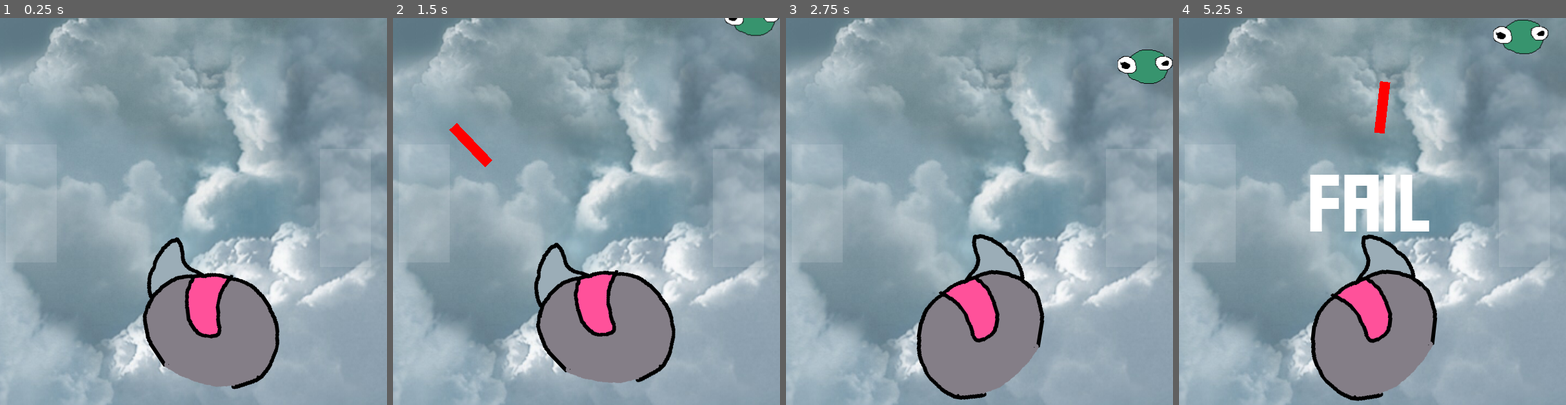
Above: before the commit, frames 1-4 (left to right).
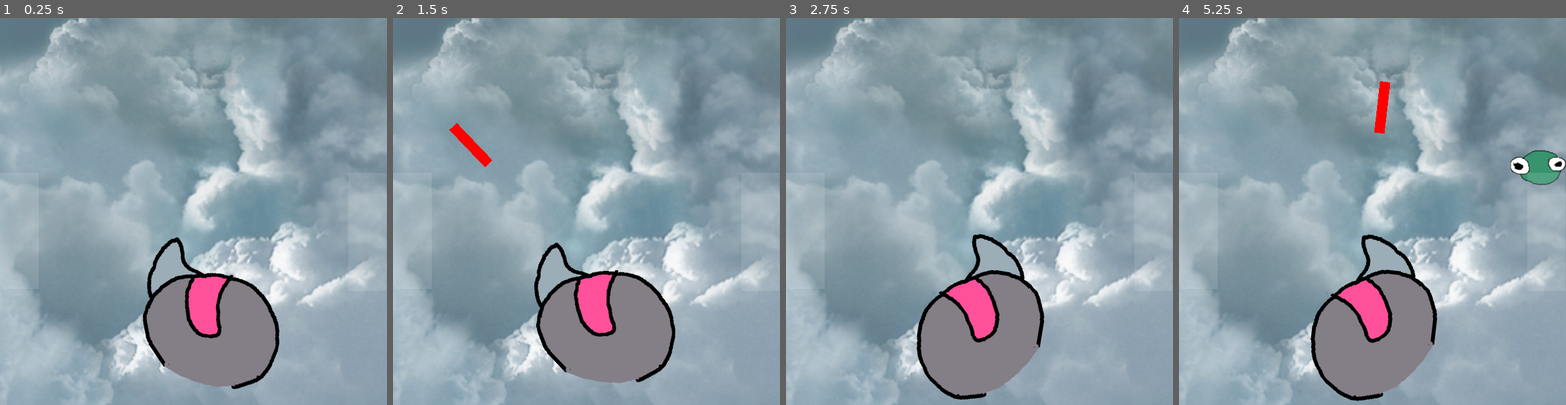
Above: after the commit, the same moments.

Repository: drakonicguy/cybergoose
Game: Godot game, scene res://scenes/Main.tscn
Two runs of this game, one before a commit and one after it. Both use one fixed random seed, a clock stepped at 60 frames per second and the inputs below.
Inputs (mouse positions are in pixels of both pictures, inside the frame that each line leads up to):
- Up to frame 1 (0.25 s): no input
- Up to frame 2 (1.5 s): tap Enter at 0.5 s; move the mouse to (671, 192) at 0.52 s; hold Right (move_right) 0.53-1.28 s; click (671, 192) at 0.6 s; tap Space at 1.25 s; move the mouse to (509, 230) at 1.27 s; hold Left (move_left) from 1.28 s (still down); click (509, 230) at 1.35 s
- Up to frame 3 (2.75 s): move the mouse to (1018, 126) at 2.02 s; release Left (move_left) at 2.03 s; hold Right (move_right) from 2.03 s (still down); click (1018, 126) at 2.1 s
- Up to frame 4 (5.25 s): move the mouse to (1353, 288) at 2.77 s; click (1353, 288) at 2.85 s; move the mouse to (1488, 269) at 3.52 s; release Right (move_right) at 3.53 s; hold Left (move_left) from 3.53 s (still down); click (1488, 269) at 3.6 s; move the mouse to (1256, 153) at 4.27 s; click (1256, 153) at 4.35 s; move the mouse to (1391, 211) at 5.02 s; click (1391, 211) at 5.1 s

The runs differ from the first frame. In frame 2, 0.5% of the frame differs, in the area x 85-100%, y 0-5%; in frame 3, 0.9%; in frame 4, 4.6%, in the area x 33-100%, y 0-56%.

Commit message:
some collision fixes

Diff:
--- a/scenes/Main.tscn
+++ b/scenes/Main.tscn
@@ -65,20 +65,19 @@
 }
 
 [node name="ScrollLeft" type="ColorRect" parent="CanvasLayer"]
-margin_left = 9.0
-margin_top = 196.0
-margin_right = 88.0
-margin_bottom = 379.0
+margin_top = 240.0
+margin_right = 60.0
+margin_bottom = 420.0
 color = Color( 1, 1, 1, 0.117647 )
 __meta__ = {
 "_edit_use_anchors_": false
 }
 
 [node name="ScrollRight" type="ColorRect" parent="CanvasLayer"]
-margin_left = 496.216
-margin_top = 202.674
-margin_right = 575.216
-margin_bottom = 385.674
+margin_left = 540.0
+margin_top = 240.0
+margin_right = 599.0
+margin_bottom = 423.0
 color = Color( 1, 1, 1, 0.117647 )
 __meta__ = {
 "_edit_use_anchors_": false
@@ -97,10 +96,12 @@
 position = Vector2( -120, 0 )
 
 [node name="EnemyTimer" type="Timer" parent="."]
-wait_time = 1.5
+wait_time = 3.0
 autostart = true
 
 [node name="DespawnArea" type="Area2D" parent="."]
+collision_layer = 0
+collision_mask = 2
 
 [node name="CollisionShape2D" type="CollisionShape2D" parent="DespawnArea"]
 position = Vector2( 300, 660 )
--- a/scripts/Enemy.gd
+++ b/scripts/Enemy.gd
@@ -2,18 +2,17 @@
 
 #signal ReachedBottom
 export var EnemySpeed = 1
-var dead = false
 
 func _process(_delta):
 	self.position.y+=EnemySpeed
-	if self.position.y >= 600 and dead == false:
+	if self.position.y >= 600:
 #		emit_signal("ReachedBottom")
 		queue_free()
 
 
 
 func _on_Laser_Touched(_body):
-	dead = true
+	self.collision_layer = 1
 	var animationtimer = 0
 	var opacity = 1
 	while animationtimer < 11:
--- a/scripts/Main.gd
+++ b/scripts/Main.gd
@@ -12,7 +12,7 @@
 	enemy.position = enemy_spawn_location.position
 
 
-func _on_Enemy_ReachedBottom(body):
+func _on_Enemy_ReachedBottom(_body):
 	$CanvasLayer/Label.show()
 	yield(get_tree().create_timer(0.5), "timeout")
 	$CanvasLayer/Label.hide()
Not shown, added: export_presets.cfg
Not shown, added: export/html.zip
